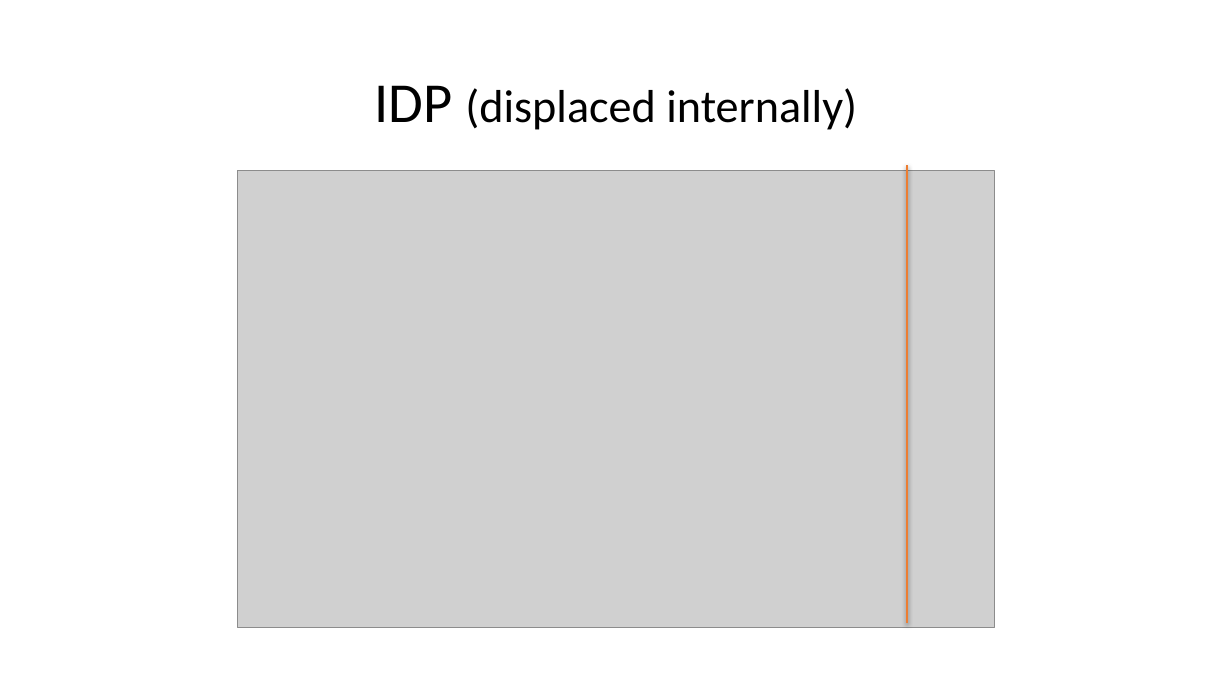
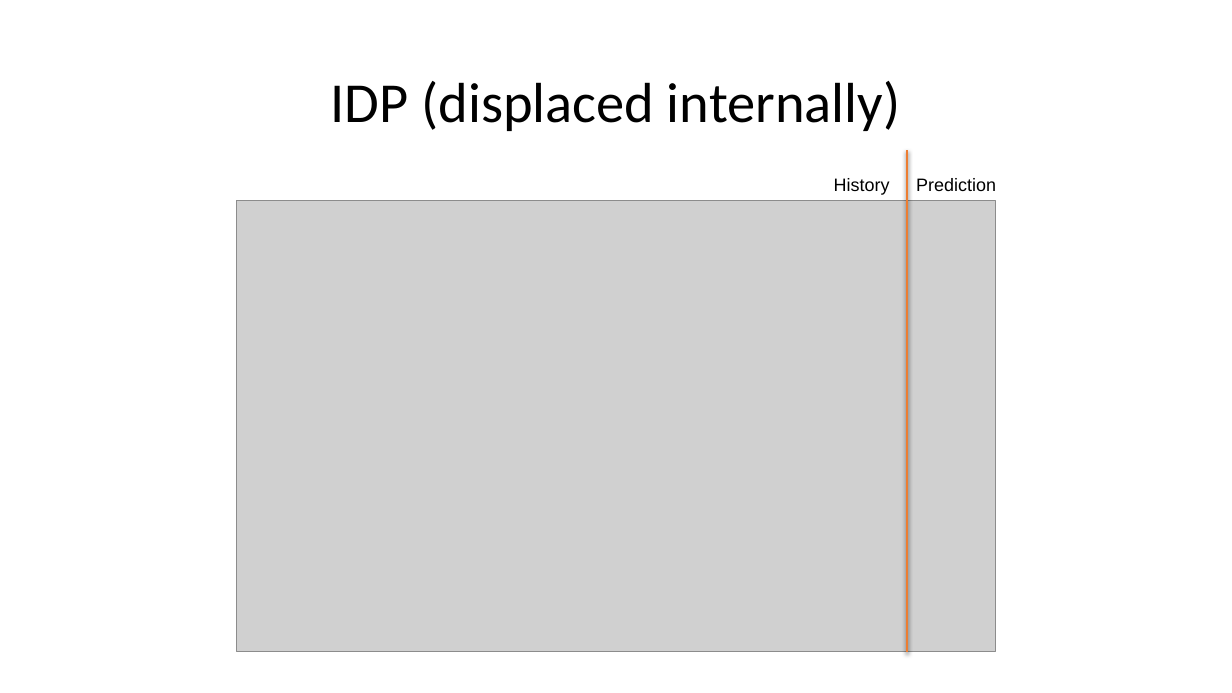
Before and after one commit to MohammedElagha/FIT-2021-IUG, a slide deck: slide 19 of Presentation/UNICC Global Hackathon - 25 Mar Presentation.pptx. Drawn at 1232x693 pixels with LibreOffice and Linux fonts; fonts in the diff are those of the drawing; grey boxes stand for pictures. Boxes give left, top, right and bottom in pixels: in the first picture for what was removed or moved away, otherwise in the second. Text is boxed around its words. In the diff, an @@ line names an element or a change of style, - is before the commit and + after.

```diff
--- a/Presentation/UNICC Global Hackathon - 25 Mar Presentation.pptx
+++ b/Presentation/UNICC Global Hackathon - 25 Mar Presentation.pptx
@@ title "IDP (displaced internally)" at (331, 81, 900, 131): size 36 to 44 pt in "(displaced internally)" @@
@@ text added at (834, 178, 890, 195), 14 pt, text #000000 @@
+History
@@ line moved from (908, 623) - (908, 165) to (908, 653) - (908, 150) @@
@@ text added at (916, 178, 996, 191), 14 pt, text #000000 @@
+Prediction
@@ picture: place and size @@
-picture at (238, 171, 995, 628)
+picture at (237, 200, 995, 652)
```
Also in this commit, not shown: 6 other slides changed, 4 slides added, 2 slides removed, 1 other file.
